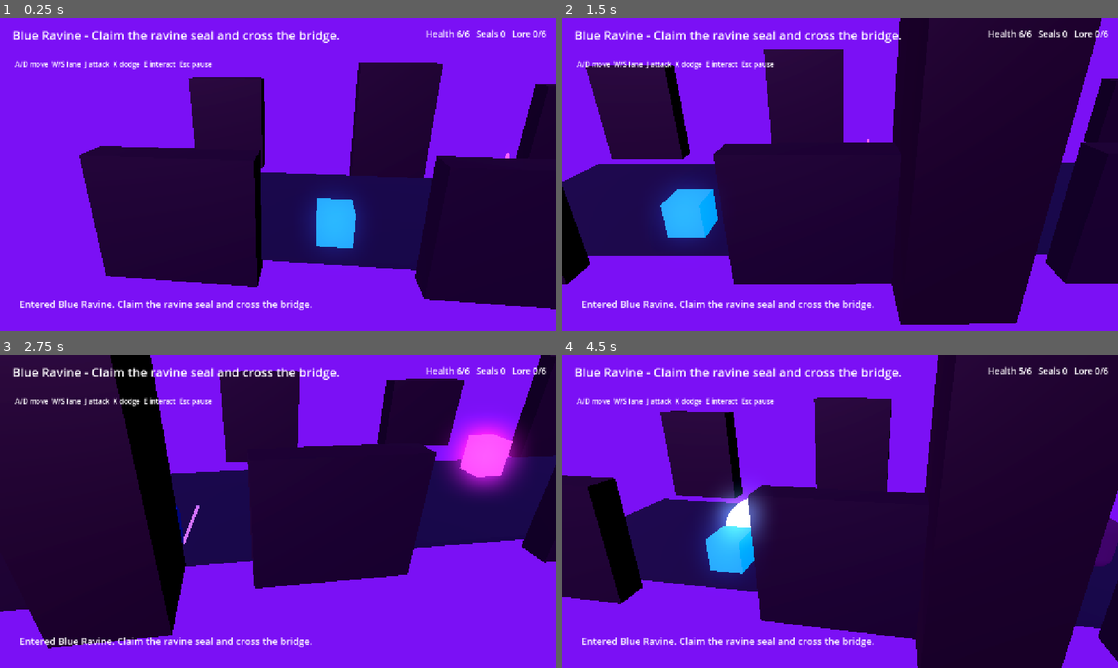
Above: before the commit, frames 1-4 (two rows, left to right).
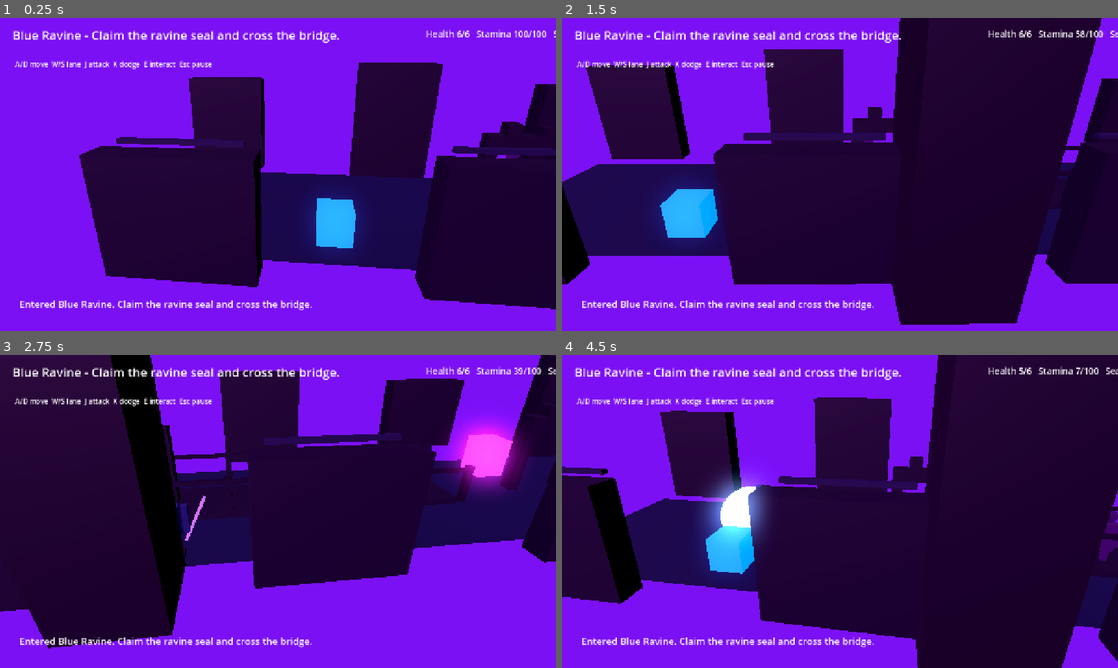
Above: after the commit, the same moments.

Repository: Michaelunkai/ShroudedKeepAdventure
Game: Godot game, scene res://scenes/Main.tscn
The game is run twice, just before and just after one commit, with the same random seed, the same clock (stepped at 60 frames per second) and the same inputs.
Inputs:
- Up to frame 1 (0.25 s): no input
- Up to frame 2 (1.5 s): hold D (move_right) 0.53-1.28 s; tap J (attack) at 0.6 s; tap K (dodge) at 0.8, 1.35 s; hold S (lane_down) from 1.28 s (still down)
- Up to frame 3 (2.75 s): tap J (attack) at 1.55, 2.1 s; release S (lane_down) at 2.03 s; hold D (move_right) from 2.03 s (still down); tap K (dodge) at 2.3 s
- Up to frame 4 (4.5 s): release D (move_right) at 2.78 s; hold W (lane_up) 2.78-3.53 s; tap K (dodge) at 2.85, 3.8 s; tap J (attack) at 3.05, 4.35 s; hold A (move_left) from 3.53 s (still down); tap E (interact) at 3.6 s

The runs differ from the first frame. In frame 1, 1.7% of the frame differs, in the area x 20-100%, y 3-45%; in frame 2, 1.6%; in frame 3, 2.7%; in frame 4, 2.9%, in the area x 0-100%, y 3-72%.

Commit message:
Improve humanoid figures and ruined keep mechanics

Diff:
--- a/godot/scripts/EnemyController.gd
+++ b/godot/scripts/EnemyController.gd
@@ -13,6 +13,9 @@
 var health := 3
 var target: Node3D
 var _attack_cooldown := 0.0
+var _telegraph_timer := 0.0
+var chest: MeshInstance3D
+var weapon: MeshInstance3D
 
 func _ready() -> void:
 	health = max_health
@@ -28,6 +31,8 @@
 
 func _physics_process(delta: float) -> void:
 	_attack_cooldown = maxf(0.0, _attack_cooldown - delta)
+	_telegraph_timer = maxf(0.0, _telegraph_timer - delta)
+	_animate_threat()
 	if not is_instance_valid(target):
 		return
 	var offset := target.global_position - global_position
@@ -37,6 +42,7 @@
 		velocity.y = 0
 		move_and_slide()
 	elif distance <= attack_range and _attack_cooldown <= 0.0:
+		_telegraph_timer = 0.24
 		_attack_cooldown = 1.15 if not boss else 0.78
 		if target.has_method("hurt"):
 			target.hurt(attack_damage)
@@ -49,28 +55,54 @@
 		queue_free()
 
 func _build_figure() -> void:
-	var mesh := CapsuleMesh.new()
-	mesh.radius = 0.38 if not boss else 0.7
-	mesh.height = 1.65 if not boss else 2.5
-	var figure := MeshInstance3D.new()
-	figure.mesh = mesh
-	figure.position = Vector3(0, mesh.height * 0.5, 0)
-	figure.material_override = _mat()
-	add_child(figure)
-	var eye_mesh := SphereMesh.new()
-	eye_mesh.radius = 0.08 if not boss else 0.14
-	var eye := MeshInstance3D.new()
-	eye.mesh = eye_mesh
-	eye.position = Vector3(0.0, mesh.height * 0.78, -0.32)
-	eye.material_override = _eye_mat()
-	add_child(eye)
+	var scale_factor := 1.0 if not boss else 1.55
+	chest = _box("humanoid shadow chest", Vector3(0, 1.05 * scale_factor, 0), Vector3(0.58, 0.9, 0.28) * scale_factor, _mat())
+	_sphere("gaunt face", Vector3(0, 1.74 * scale_factor, 0), 0.2 * scale_factor, _mat())
+	_box("left shadow arm", Vector3(-0.42 * scale_factor, 1.1 * scale_factor, 0), Vector3(0.14, 0.78, 0.14) * scale_factor, _mat())
+	_box("right shadow arm", Vector3(0.42 * scale_factor, 1.1 * scale_factor, 0), Vector3(0.14, 0.78, 0.14) * scale_factor, _mat())
+	_box("left shadow leg", Vector3(-0.17 * scale_factor, 0.4 * scale_factor, 0), Vector3(0.16, 0.72, 0.16) * scale_factor, _mat())
+	_box("right shadow leg", Vector3(0.17 * scale_factor, 0.4 * scale_factor, 0), Vector3(0.16, 0.72, 0.16) * scale_factor, _mat())
+	weapon = _box("cruel violet blade", Vector3(0.62 * scale_factor, 1.0 * scale_factor, -0.02), Vector3(0.07, 1.1, 0.07) * scale_factor, _eye_mat())
+	weapon.rotation_degrees.z = 32
+	var eye := _sphere("magenta eye", Vector3(0.0, 1.8 * scale_factor, -0.21 * scale_factor), 0.06 * scale_factor, _eye_mat())
+	eye.name = "burning humanoid eye"
 	var shape := CollisionShape3D.new()
 	var capsule := CapsuleShape3D.new()
-	capsule.radius = mesh.radius
-	capsule.height = mesh.height
+	capsule.radius = 0.4 * scale_factor
+	capsule.height = 1.75 * scale_factor
 	shape.shape = capsule
-	shape.position = Vector3(0, mesh.height * 0.5, 0)
+	shape.position = Vector3(0, 0.9 * scale_factor, 0)
 	add_child(shape)
+
+func _animate_threat() -> void:
+	var pulse := 0.2 + sin(Time.get_ticks_msec() * 0.006) * 0.08
+	if is_instance_valid(chest):
+		chest.scale = Vector3.ONE * (1.0 + pulse * 0.05)
+	if is_instance_valid(weapon):
+		weapon.rotation_degrees.z = 32 + (40 if _telegraph_timer > 0.0 else 0)
+
+func _box(label: String, pos: Vector3, size: Vector3, material: StandardMaterial3D) -> MeshInstance3D:
+	var mesh := BoxMesh.new()
+	mesh.size = size
+	var instance := MeshInstance3D.new()
+	instance.name = label
+	instance.mesh = mesh
+	instance.position = pos
+	instance.material_override = material
+	add_child(instance)
+	return instance
+
+func _sphere(label: String, pos: Vector3, radius: float, material: StandardMaterial3D) -> MeshInstance3D:
+	var mesh := SphereMesh.new()
+	mesh.radius = radius
+	mesh.height = radius * 2.0
+	var instance := MeshInstance3D.new()
+	instance.name = label
+	instance.mesh = mesh
+	instance.position = pos
+	instance.material_override = material
+	add_child(instance)
+	return instance
 
 func _mat() -> StandardMaterial3D:
 	var material := StandardMaterial3D.new()
--- a/godot/scripts/Main.gd
+++ b/godot/scripts/Main.gd
@@ -17,6 +17,8 @@
 var lore_areas: Array[Area3D] = []
 var enemies: Array[Node] = []
 var boss_enemy: Node = null
+var player_stamina := 100.0
+var player_max_stamina := 100.0
 
 var zones := [
 	{"name": "Blue Ravine", "goal": "Claim the ravine seal and cross the bridge.", "length": 62.0, "seal": 28.0, "gate": 55.0, "enemy_count": 3, "boss": false},
@@ -80,6 +82,7 @@
 	player.set_script(PlayerController)
 	player.attack_performed.connect(_on_player_attack)
 	player.interacted.connect(_on_player_interact)
+	player.stamina_changed.connect(_on_player_stamina_changed)
 	add_child(player)
 
 func _build_hud() -> void:
@@ -135,9 +138,12 @@
 	for x in range(0, int(zone.length), 8):
 		_create_box("left cliff", Vector3(x + 2, 2.2, -4.6), Vector3(3.5, 4.4 + sin(float(x)) * 1.4, 0.9), Color(0.02, 0.025, 0.06), Color(0.02, 0.08, 0.24))
 		_create_box("right wall", Vector3(x + 3, 1.65, 4.45), Vector3(4.0, 3.3, 0.8), Color(0.03, 0.035, 0.08), Color(0.03, 0.08, 0.22))
+		_create_box("individual stone courses", Vector3(x + 3, 3.42, 3.92), Vector3(3.2, 0.12, 0.18), Color(0.08, 0.1, 0.18), Color(0.02, 0.07, 0.18))
 	for tower_x in [14.0, zone.length * 0.48, zone.length - 10.0]:
 		_create_box("tower", Vector3(tower_x, 4.5, 4.85), Vector3(2.4, 9.0, 2.4), Color(0.015, 0.018, 0.04), Color(0.11, 0.07, 0.22))
 		_create_box("tower crown", Vector3(tower_x, 9.5, 4.85), Vector3(3.4, 1.0, 3.4), Color(0.015, 0.018, 0.04), Color(0.28, 0.06, 0.48))
+		_create_arch(tower_x - 1.8, 0.0)
+	_create_bridge(zone)
 	var moon := MeshInstance3D.new()
 	var sphere := SphereMesh.new()
 	sphere.radius = 2.2
@@ -145,6 +151,14 @@
 	moon.position = Vector3(zone.length * 0.72, 17.0, -15.0)
 	moon.material_override = _material(Color(1.0, 0.28, 0.95), Color(1.0, 0.12, 0.9), 2.3)
 	zone_root.add_child(moon)
+	for i in range(18):
+		var star := MeshInstance3D.new()
+		var star_mesh := SphereMesh.new()
+		star_mesh.radius = 0.055 + float(i % 3) * 0.03
+		star.mesh = star_mesh
+		star.position = Vector3(float(i) * 4.8 + 6.0, 13.0 + float(i % 5), -16.0 - float(i % 4))
+		star.material_override = _material(Color(0.9, 0.92, 1.0), Color(0.55, 0.7, 1.0), 2.0)
+		zone_root.add_child(star)
 
 func _spawn_interactables(zone: Dictionary) -> void:
 	if float(zone.seal) >= 0.0:
@@ -207,7 +221,7 @@
 	_set_message("A threat dissolves into violet ash.")
 
 func _update_hud(_current := 0, _maximum := 0) -> void:
-	hud_stats.text = "Health %d/%d   Seals %d   Lore %d/6" % [GameState.health, GameState.max_health, GameState.seals, GameState.discovered_lore.size()]
+	hud_stats.text = "Health %d/%d   Stamina %d/%d   Seals %d   Lore %d/6" % [GameState.health, GameState.max_health, int(player_stamina), int(player_max_stamina), GameState.seals, GameState.discovered_lore.size()]
 	if is_instance_valid(boss_enemy):
 		boss_label.text = "%s   HP %d/%d" % [boss_enemy.display_name, boss_enemy.health, boss_enemy.max_health]
 	else:
@@ -218,6 +232,29 @@
 
 func _on_lore_changed(_total: int) -> void:
 	_update_hud(GameState.health, GameState.max_health)
+
+func _on_player_stamina_changed(current: float, maximum: float) -> void:
+	player_stamina = current
+	player_max_stamina = maximum
+	_update_hud(GameState.health, GameState.max_health)
+
+func _create_arch(x: float, z: float) -> void:
+	_create_box("ruined arch left pillar", Vector3(x, 1.35, z), Vector3(0.38, 2.7, 0.5), Color(0.025, 0.03, 0.07), Color(0.03, 0.08, 0.25))
+	_create_box("ruined arch right pillar", Vector3(x + 2.2, 1.35, z), Vector3(0.38, 2.7, 0.5), Color(0.025, 0.03, 0.07), Color(0.03, 0.08, 0.25))
+	_create_box("ruined arch lintel", Vector3(x + 1.1, 2.72, z), Vector3(2.55, 0.42, 0.5), Color(0.025, 0.03, 0.07), Color(0.09, 0.06, 0.22))
+	_create_box("broken arch tooth", Vector3(x + 0.58, 3.08, z), Vector3(0.42, 0.48, 0.5), Color(0.025, 0.03, 0.07), Color(0.09, 0.06, 0.22))
+	_create_box("broken arch tooth", Vector3(x + 1.62, 3.03, z), Vector3(0.36, 0.42, 0.5), Color(0.025, 0.03, 0.07), Color(0.09, 0.06, 0.22))
+
+func _create_bridge(zone: Dictionary) -> void:
+	var start_x := float(zone.length) * 0.22
+	var bridge_length := float(zone.length) * 0.18
+	_create_box("ancient bridge deck", Vector3(start_x + bridge_length * 0.5, 0.12, 0), Vector3(bridge_length, 0.24, 2.25), Color(0.035, 0.04, 0.08), Color(0.02, 0.12, 0.36))
+	for i in range(5):
+		var rail_x := start_x + float(i) * bridge_length / 4.0
+		_create_box("bridge post left", Vector3(rail_x, 0.9, -1.35), Vector3(0.22, 1.35, 0.22), Color(0.02, 0.025, 0.055), Color(0.02, 0.1, 0.32))
+		_create_box("bridge post right", Vector3(rail_x, 0.9, 1.35), Vector3(0.22, 1.35, 0.22), Color(0.02, 0.025, 0.055), Color(0.02, 0.1, 0.32))
+	_create_box("left bridge rail", Vector3(start_x + bridge_length * 0.5, 1.45, -1.35), Vector3(bridge_length, 0.14, 0.14), Color(0.02, 0.025, 0.055), Color(0.02, 0.1, 0.32))
+	_create_box("right bridge rail", Vector3(start_x + bridge_length * 0.5, 1.45, 1.35), Vector3(bridge_length, 0.14, 0.14), Color(0.02, 0.025, 0.055), Color(0.02, 0.1, 0.32))
 
 func _set_message(text: String) -> void:
 	hud_message.text = text
--- a/godot/scripts/PlayerController.gd
+++ b/godot/scripts/PlayerController.gd
@@ -2,25 +2,40 @@
 
 signal attack_performed(origin: Vector3, radius: float, damage: int)
 signal interacted(origin: Vector3)
+signal stamina_changed(current: float, maximum: float)
 
 @export var move_speed := 7.0
 @export var lane_speed := 4.2
 @export var dodge_speed := 15.0
 @export var attack_radius := 2.25
 @export var attack_damage := 2
+@export var max_stamina := 100.0
 
 var _attack_cooldown := 0.0
 var _dodge_timer := 0.0
+var _combo_timer := 0.0
+var _combo_step := 0
 var _facing := 1.0
+var stamina := 100.0
+var torso: MeshInstance3D
+var sword: MeshInstance3D
+var left_arm: MeshInstance3D
+var right_arm: MeshInstance3D
 
 func _ready() -> void:
 	name = "Player"
 	add_to_group("player")
+	stamina = max_stamina
 	_build_figure()
 
 func _physics_process(delta: float) -> void:
 	_attack_cooldown = maxf(0.0, _attack_cooldown - delta)
 	_dodge_timer = maxf(0.0, _dodge_timer - delta)
+	_combo_timer = maxf(0.0, _combo_timer - delta)
+	if _combo_timer <= 0.0:
+		_combo_step = 0
+	stamina = minf(max_stamina, stamina + 24.0 * delta)
+	stamina_changed.emit(stamina, max_stamina)
 	var move_x := Input.get_axis("move_left", "move_right")
 	var move_z := Input.get_axis("lane_up", "lane_down")
 	if absf(move_x) > 0.01:
@@ -28,10 +43,16 @@
 	var speed := dodge_speed if _dodge_timer > 0.0 else move_speed
 	velocity = Vector3(move_x * speed, 0.0, move_z * lane_speed)
 	move_and_slide()
-	if Input.is_action_just_pressed("attack") and _attack_cooldown <= 0.0:
+	_animate_figure(delta, move_x, move_z)
+	if Input.is_action_just_pressed("attack") and _attack_cooldown <= 0.0 and stamina >= 12.0:
+		stamina -= 12.0
+		_combo_step = (_combo_step + 1) % 3
+		_combo_timer = 0.72
 		_attack_cooldown = 0.42
-		attack_performed.emit(global_position + Vector3(_facing * 1.1, 0.4, 0.0), attack_radius, attack_damage)
-	if Input.is_action_just_pressed("dodge") and _dodge_timer <= 0.0:
+		var combo_damage := attack_damage + _combo_step
+		attack_performed.emit(global_position + Vector3(_facing * 1.25, 0.85, 0.0), attack_radius + float(_combo_step) * 0.25, combo_damage)
+	if Input.is_action_just_pressed("dodge") and _dodge_timer <= 0.0 and stamina >= 25.0:
+		stamina -= 25.0
 		_dodge_timer = 0.18
 	if Input.is_action_just_pressed("interact"):
 		interacted.emit(global_position)
@@ -44,22 +65,21 @@
 		GameState.message_changed.emit("The fog pulls you back to the last checkpoint.")
 
 func _build_figure() -> void:
-	var body_mesh := CapsuleMesh.new()
-	body_mesh.radius = 0.34
-	body_mesh.height = 1.55
-	var body := MeshInstance3D.new()
-	body.mesh = body_mesh
-	body.position = Vector3(0, 0.95, 0)
-	body.material_override = _mat(Color(0.1, 0.34, 1.0), Color(0.0, 0.12, 0.9))
-	add_child(body)
-	var sword_mesh := BoxMesh.new()
-	sword_mesh.size = Vector3(0.08, 1.25, 0.08)
-	var sword := MeshInstance3D.new()
-	sword.mesh = sword_mesh
-	sword.position = Vector3(0.58, 0.96, 0)
-	sword.rotation_degrees.z = -25
-	sword.material_override = _mat(Color(0.82, 0.9, 1.0), Color(0.18, 0.48, 1.0))
-	add_child(sword)
+	torso = _box("cuirass", Vector3(0, 1.12, 0), Vector3(0.62, 0.92, 0.34), Color(0.08, 0.16, 0.34), Color(0.0, 0.12, 0.65))
+	var head := _sphere("head", Vector3(0, 1.78, 0), 0.22, Color(0.55, 0.5, 0.74), Color(0.16, 0.14, 0.36))
+	var helm := _box("helmet crest", Vector3(0, 2.01, 0), Vector3(0.38, 0.12, 0.24), Color(0.12, 0.18, 0.34), Color(0.05, 0.18, 0.55))
+	var cloak := _box("blue cloak", Vector3(-0.12, 1.05, 0.24), Vector3(0.72, 1.18, 0.08), Color(0.02, 0.08, 0.28), Color(0.0, 0.15, 0.7))
+	cloak.rotation_degrees.x = -8
+	left_arm = _box("left arm", Vector3(-0.48, 1.18, 0), Vector3(0.16, 0.82, 0.16), Color(0.08, 0.14, 0.28), Color(0.0, 0.1, 0.45))
+	right_arm = _box("right sword arm", Vector3(0.48, 1.18, 0), Vector3(0.16, 0.82, 0.16), Color(0.08, 0.14, 0.28), Color(0.0, 0.1, 0.45))
+	_box("left leg", Vector3(-0.18, 0.42, 0), Vector3(0.18, 0.76, 0.18), Color(0.06, 0.1, 0.2), Color(0.0, 0.08, 0.34))
+	_box("right leg", Vector3(0.18, 0.42, 0), Vector3(0.18, 0.76, 0.18), Color(0.06, 0.1, 0.2), Color(0.0, 0.08, 0.34))
+	_box("left boot", Vector3(-0.2, 0.08, -0.04), Vector3(0.25, 0.16, 0.34), Color(0.02, 0.03, 0.07), Color(0.0, 0.04, 0.16))
+	_box("right boot", Vector3(0.2, 0.08, -0.04), Vector3(0.25, 0.16, 0.34), Color(0.02, 0.03, 0.07), Color(0.0, 0.04, 0.16))
+	sword = _box("moon blade", Vector3(0.72, 1.12, -0.04), Vector3(0.08, 1.45, 0.08), Color(0.82, 0.9, 1.0), Color(0.18, 0.48, 1.0))
+	sword.rotation_degrees.z = -26
+	head.name = "visible human head"
+	helm.name = "moonlit helmet crest"
 	var shape := CollisionShape3D.new()
 	var capsule := CapsuleShape3D.new()
 	capsule.radius = 0.34
@@ -68,6 +88,41 @@
 	shape.position = Vector3(0, 0.95, 0)
 	add_child(shape)
 
+func _animate_figure(_delta: float, move_x: float, move_z: float) -> void:
+	var moving := absf(move_x) + absf(move_z) > 0.05
+	var sway := sin(Time.get_ticks_msec() * 0.012) * (8.0 if moving else 2.5)
+	if is_instance_valid(torso):
+		torso.rotation_degrees.z = sway * 0.08
+	if is_instance_valid(left_arm):
+		left_arm.rotation_degrees.x = sway
+	if is_instance_valid(right_arm):
+		right_arm.rotation_degrees.x = -sway
+	if is_instance_valid(sword):
+		sword.rotation_degrees.z = -26 + (-44 if _attack_cooldown > 0.28 else 0)
+
+func _box(label: String, pos: Vector3, size: Vector3, albedo: Color, emission: Color) -> MeshInstance3D:
+	var mesh := BoxMesh.new()
+	mesh.size = size
+	var instance := MeshInstance3D.new()
+	instance.name = label
+	instance.mesh = mesh
+	instance.position = pos
+	instance.material_override = _mat(albedo, emission)
+	add_child(instance)
+	return instance
+
+func _sphere(label: String, pos: Vector3, radius: float, albedo: Color, emission: Color) -> MeshInstance3D:
+	var mesh := SphereMesh.new()
+	mesh.radius = radius
+	mesh.height = radius * 2.0
+	var instance := MeshInstance3D.new()
+	instance.name = label
+	instance.mesh = mesh
+	instance.position = pos
+	instance.material_override = _mat(albedo, emission)
+	add_child(instance)
+	return instance
+
 func _mat(albedo: Color, emission: Color) -> StandardMaterial3D:
 	var material := StandardMaterial3D.new()
 	material.albedo_color = albedo
